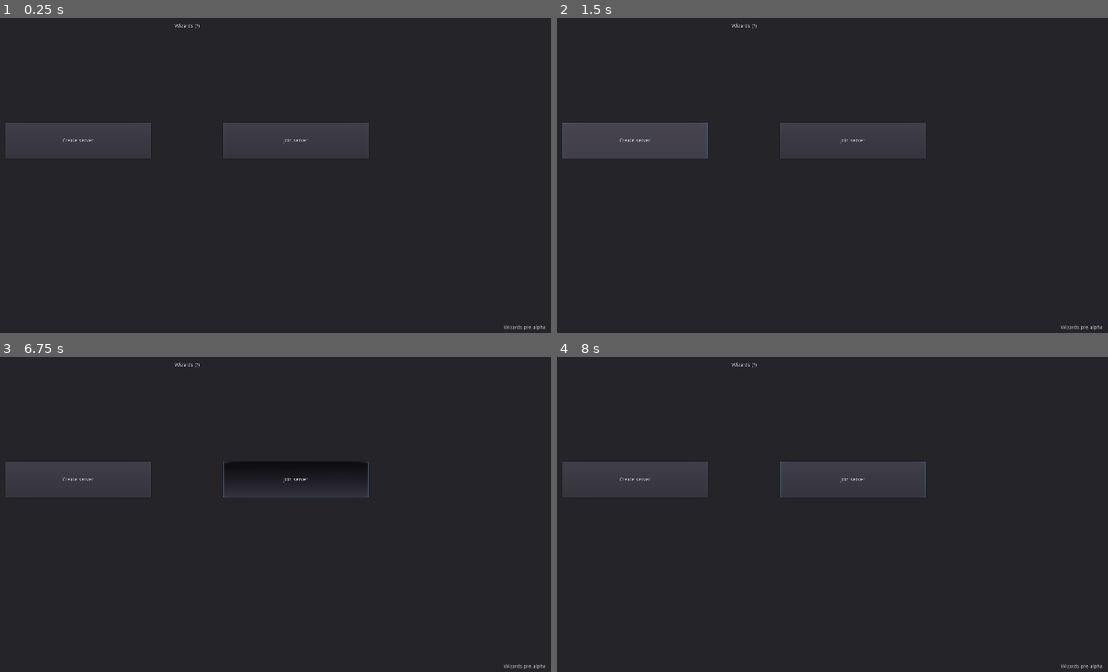
Above: before the commit, frames 1-4 (two rows, left to right).
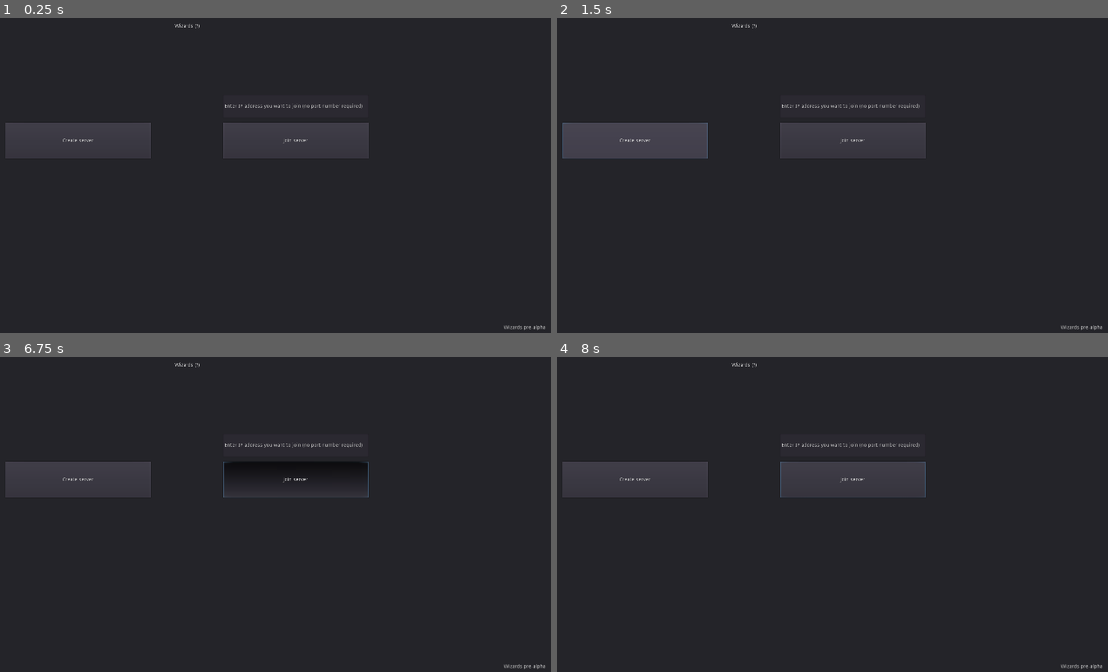
Above: after the commit, the same moments.

Repository: douwest/wizards
Game: Godot game, scene res://Network/Scenes/MainMenu.tscn
Same seed, same stepped clock (60 frames per second), same inputs: the game is played once before the commit and once after it.
Inputs (mouse positions are in pixels of both pictures, inside the frame that each line leads up to):
- Up to frame 1 (0.25 s): no input
- Up to frame 2 (1.5 s): click "Join server" at 0.5 s; click "Create server" at 1.25 s
- Up to frame 3 (6.75 s): move the mouse to (363, 457) at 2.02 s; hold S (crouch) 2.03-2.78 s; hold D (move_right) 2.03-3.53 s; move the mouse to (71, 495) at 2.77 s; tap W (extend) at 2.85, 5.85 s; move the mouse to (281, 388) at 3.52 s; press the mouse at (281, 388) at 3.53 s; hold A (move_left) 3.53-4.28 s; move the mouse to (176, 555) at 4.27 s; release the mouse at (176, 555) at 4.28 s; hold D (move_right) 4.28-5.78 s; right-click (176, 555) at 4.35 s; move the mouse to (418, 533) at 5.02 s; hold S (crouch) 5.03-5.78 s; move the mouse to (outside the picture) at 5.77 s; hold A (move_left) 5.78-6.53 s; move the mouse to (242, 476) at 6.52 s; press the mouse at (242, 476) at 6.53 s; hold D (move_right) from 6.53 s (still down)
- Up to frame 4 (8 s): move the mouse to (661, 379) at 7.27 s; release D (move_right) at 7.28 s; release the mouse at (661, 379) at 7.28 s; hold A (move_left) from 7.28 s (still down); right-click (661, 379) at 7.35 s

The runs differ from the first frame. In frame 1, 0.1% of the frame differs, in the area x 40-66%, y 27-29%; in frame 2, 0.1%; in frame 3, 0.1%; in frame 4, 0.1%.

Commit message:
Added ip address option

Diff:
--- a/Network/Scenes/MainMenu.gd
+++ b/Network/Scenes/MainMenu.gd
@@ -1,4 +1,7 @@
 extends CanvasLayer
+
+
+onready var ipAddress = $Panel/IPAddressInputField
 
 
 func _ready():
@@ -16,7 +19,8 @@
 
 
 func _on_Join_pressed():
-	Network.join_server()
+	if ipAddress.text != '' && ipAddress.text != ipAddress.placeholder_text:
+		Network.join_server(ipAddress.text)
 
 
 func _on_join_fail():
--- a/Network/Scenes/MainMenu.tscn
+++ b/Network/Scenes/MainMenu.tscn
@@ -60,5 +60,19 @@
 "_edit_use_anchors_": false
 }
 
+[node name="IPAddressInputField" type="LineEdit" parent="Panel"]
+anchor_left = 0.5
+anchor_top = 0.5
+anchor_right = 0.5
+anchor_bottom = 0.5
+margin_left = 39.0
+margin_top = -117.0
+margin_right = 441.0
+margin_bottom = -53.0
+text = "Enter IP address you want to join (no port number required)"
+__meta__ = {
+"_edit_use_anchors_": false
+}
+
 [connection signal="pressed" from="Panel/Create" to="." method="_on_Create_pressed"]
 [connection signal="pressed" from="Panel/Join" to="." method="_on_Join_pressed"]
--- a/Network/Scripts/network.gd
+++ b/Network/Scripts/network.gd
@@ -38,10 +38,10 @@
 	register_player(Gamestate.player_info)
 
 
-func join_server():
+func join_server(ip_address):
 	var net = NetworkedMultiplayerENet.new()
 
-	if (net.create_client('127.0.0.1', 25570) != OK):
+	if (net.create_client(ip_address, 25570) != OK):
 		print("Failed to create client")
 		emit_signal("join_fail")
 		return
